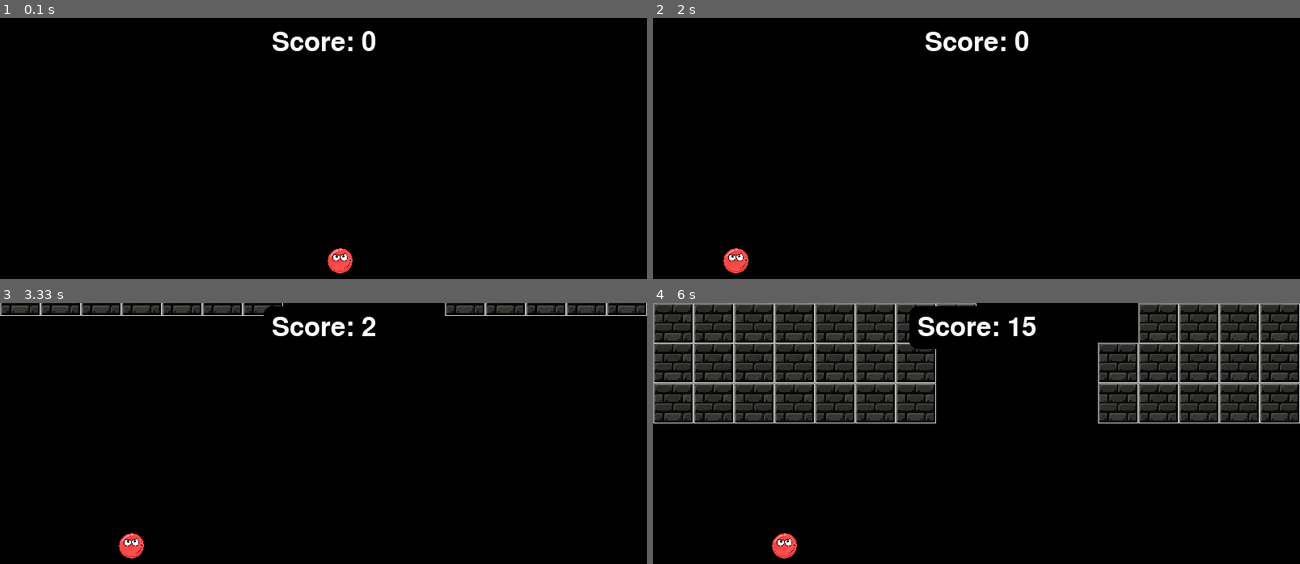
Above: before the commit, frames 1-4 (two rows, left to right).
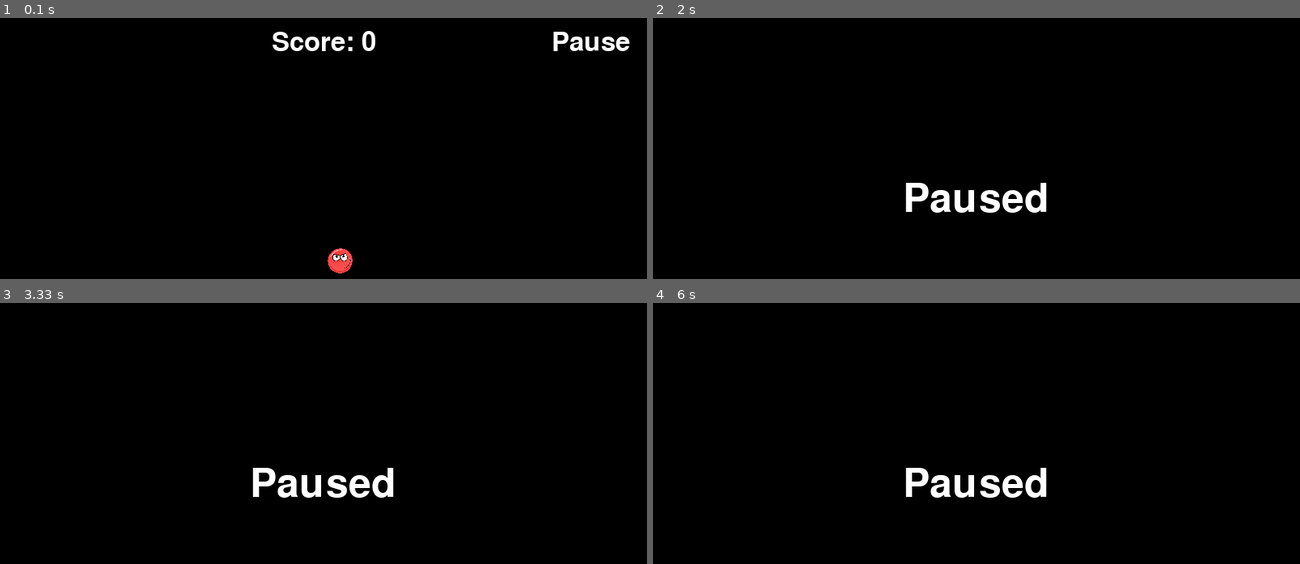
Above: after the commit, the same moments.

Repository: MJTech46/PYGAME-Mazer-ball
Game: pygame game, started from mazer_ball.py
Same seed, same stepped clock (60 frames per second), same inputs: the game is played once before the commit and once after it.
Inputs (mouse positions are in pixels of both pictures, inside the frame that each line leads up to):
- Up to frame 1 (0.1 s): no input
- Up to frame 2 (2 s): press the mouse at (1241, 41) at 0.37 s; move the mouse to (1092, 85) at 0.47 s; release the mouse at (950, 127) at 0.6 s; press the mouse at (1241, 41) at 0.7 s; move the mouse to (995, 221) at 0.8 s; release the mouse at (outside the picture) at 0.93 s; press the mouse at (1241, 41) at 1.03 s; move the mouse to (1041, 111) at 1.13 s; release the mouse at (840, 182) at 1.27 s; press the mouse at (1241, 41) at 1.37 s; move the mouse to (1099, 239) at 1.47 s; release the mouse at (outside the picture) at 1.6 s; press the mouse at (1241, 41) at 1.7 s; move the mouse to (989, 145) at 1.8 s; release the mouse at (737, 247) at 1.93 s
- Up to frame 3 (3.33 s): press the mouse at (588, 326) at 2.03 s; move the mouse to (543, 524) at 2.13 s; release the mouse at (outside the picture) at 2.27 s; press the mouse at (588, 326) at 2.37 s; move the mouse to (537, 415) at 2.47 s; release the mouse at (485, 503) at 2.6 s; press the mouse at (588, 326) at 2.7 s; move the mouse to (388, 456) at 2.8 s; release the mouse at (outside the picture) at 2.93 s; press the mouse at (588, 326) at 3.03 s; move the mouse to (362, 438) at 3.13 s; release the mouse at (129, 548) at 3.27 s
- Up to frame 4 (6 s): no input

The runs differ from the first frame. In frame 1, 0.4% of the frame differs, in the area x 85-98%, y 5-13%; in frame 2, 2.1%; in frame 3, 4.2%; in frame 4, 26%, in the area x 0-100%, y 0-99%.

Commit message:
added pause mechanism: partially working

Diff:
--- a/mazer_ball.py
+++ b/mazer_ball.py
@@ -143,6 +143,15 @@
                 play_init_sound()
                 pygame.time.set_timer(pygame.USEREVENT + 2, BRICK_START_DELAY)
 
+# Add Pause Button
+def draw_pause_button():
+    """Draw the pause button on the top-right corner."""
+    pause_text = score_font.render("Pause", True, WHITE)
+    pause_rect = pause_text.get_rect(center=(SCREEN_WIDTH - 70, 30))
+    pygame.draw.rect(screen, BLACK, pause_rect.inflate(20, 20), border_radius=10)
+    screen.blit(pause_text, pause_rect)
+    return pause_rect
+
 # Initialize timers
 current_time_interval = BASE_TIME_INTERVAL
 pygame.time.set_timer(pygame.USEREVENT + 1, current_time_interval)
@@ -158,6 +167,7 @@
 while True:
     running = True
     game_over = False
+    paused = False  # Add paused state
     ball_x = SCREEN_WIDTH // 2
     ball_y = SCREEN_HEIGHT - (BRICK_HEIGHT * 2)
     brick_rows = []
@@ -178,13 +188,29 @@
             if event.type == pygame.QUIT:
                 pygame.quit()
                 sys.exit()
-            elif event.type == pygame.USEREVENT + 2:
+            elif event.type == pygame.USEREVENT + 2 and not paused:
                 bricks_falling = True
-            elif event.type == pygame.MOUSEMOTION:
+            elif event.type == pygame.MOUSEMOTION and not paused:
                 mouse_x, _ = event.pos
                 ball_x = mouse_x - ball_size // 2
                 ball_x = max(0, min(SCREEN_WIDTH - ball_size, ball_x))
                 ball_y = SCREEN_HEIGHT // 2 - ball_size // 2
+            elif event.type == pygame.MOUSEBUTTONDOWN:
+                # Check if the pause button is clicked
+                if pause_button_rect.collidepoint(event.pos):
+                    paused = not paused
+                    if paused:
+                        print("Game Paused!")
+                    else:
+                        print("Game Resumed!")
+
+        if paused:
+            # Display paused text
+            screen.fill(BLACK)
+            paused_text = font.render("Paused", True, WHITE)
+            screen.blit(paused_text, ((SCREEN_WIDTH - paused_text.get_width()) // 2, SCREEN_HEIGHT // 3))
+            pygame.display.flip()
+            continue
 
         # Check if the music has stopped, and play the next track
         if bricks_falling and not pygame.mixer.music.get_busy():
@@ -232,6 +258,7 @@
                         screen.blit(brick_image, (col_idx * BRICK_WIDTH, row_y))
         screen.blit(ball_image, (ball_x, SCREEN_HEIGHT // 2 - ball_size // 2))
         draw_score()
+        pause_button_rect = draw_pause_button()  # Draw the pause button
         pygame.display.flip()
 
     show_game_over()
